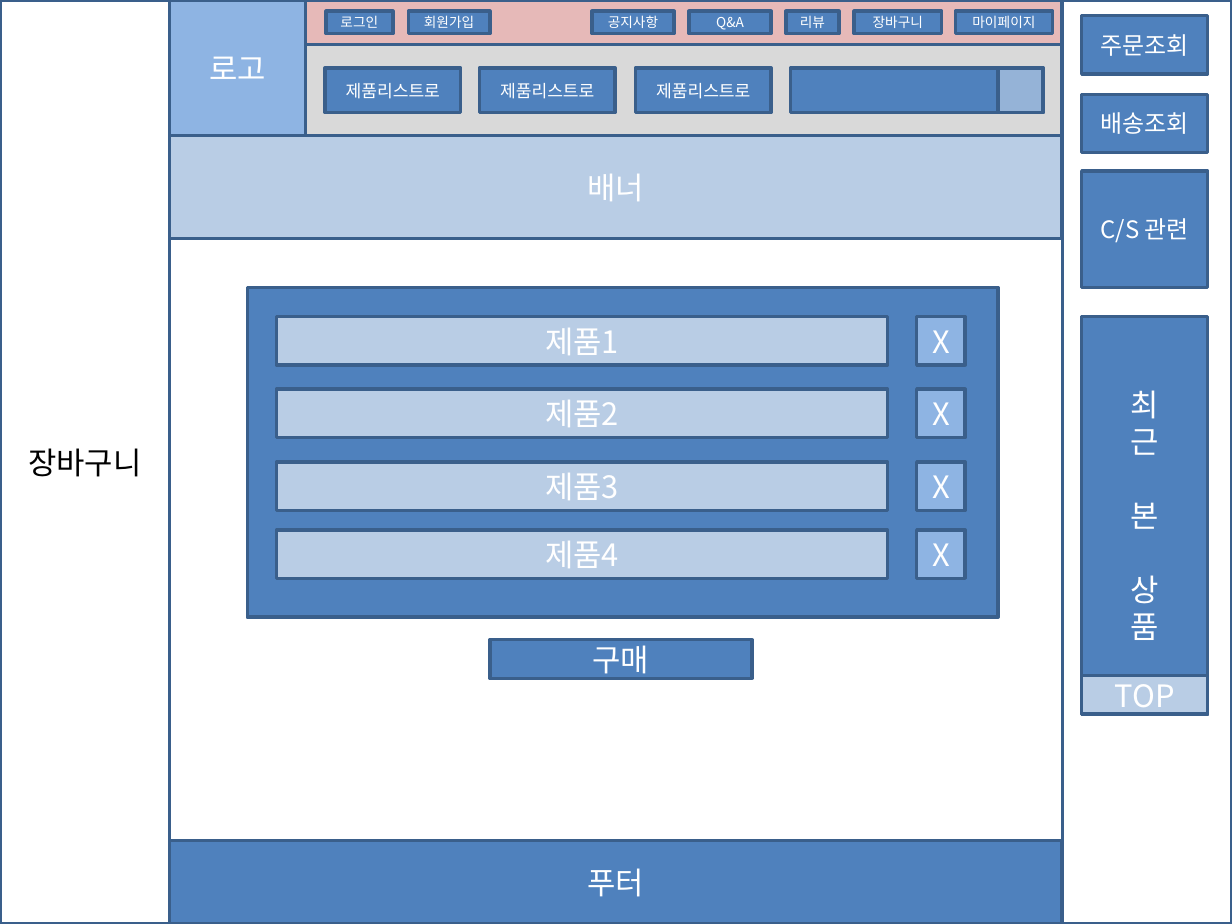
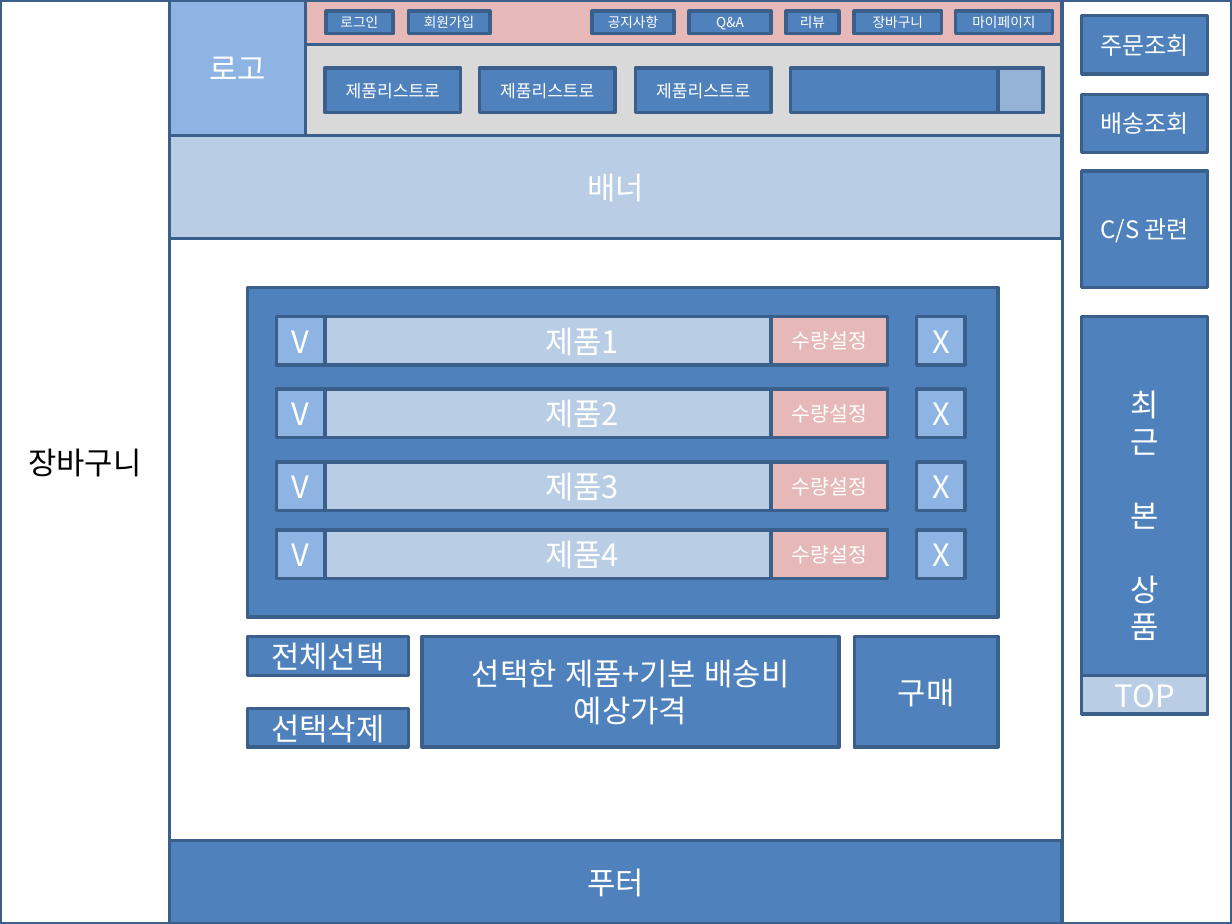
Before and after one commit to dksdlcks12/Portfolio, a slide deck: slide 12 of 스토리보드(작성중).pptx (slide 11 before the commit). Drawn at 1232x924 pixels with LibreOffice and Linux fonts; fonts in the diff are those of the drawing. Boxes give left, top, right and bottom in pixels: in the first picture for what was removed or moved away, otherwise in the second. Text is boxed around its words. In the diff, an @@ line names an element or a change of style, - is before the commit and + after.

```diff
--- a/스토리보드(작성중).pptx
+++ b/스토리보드(작성중).pptx
@@ rectangle added at (276, 317, 324, 365), fill #8EB4E3, outline #3A5F8C 2 pt, 18 pt, text #FFFFFF @@
+V
@@ rectangle added at (771, 317, 887, 365), fill #E6B9B8, outline #3A5F8C 2 pt, 12 pt, text #FFFFFF @@
+수량설정
@@ rectangle added at (276, 389, 324, 437), fill #8EB4E3, outline #3A5F8C 2 pt, 18 pt, text #FFFFFF @@
+V
@@ rectangle added at (771, 389, 887, 437), fill #E6B9B8, outline #3A5F8C 2 pt, 12 pt, text #FFFFFF @@
+수량설정
@@ rectangle added at (276, 462, 324, 510), fill #8EB4E3, outline #3A5F8C 2 pt, 18 pt, text #FFFFFF @@
+V
@@ rectangle added at (771, 462, 887, 510), fill #E6B9B8, outline #3A5F8C 2 pt, 12 pt, text #FFFFFF @@
+수량설정
@@ rectangle added at (276, 530, 324, 578), fill #8EB4E3, outline #3A5F8C 2 pt, 18 pt, text #FFFFFF @@
+V
@@ rectangle added at (771, 530, 887, 578), fill #E6B9B8, outline #3A5F8C 2 pt, 12 pt, text #FFFFFF @@
+수량설정
@@ rectangle added at (248, 637, 409, 675), fill #4F81BD, outline #3A5F8C 2 pt, 18 pt, text #FFFFFF @@
+전체선택
@@ rectangle added at (423, 637, 840, 748), fill #4F81BD, outline #3A5F8C 2 pt, 18 pt, text #FFFFFF @@
+선택한 제품+기본 배송비 예상가격
@@ rectangle "구매": place and size @@
-rectangle "구매" at (490, 639, 753, 678)
+rectangle "구매" at (854, 637, 998, 748)
@@ rectangle added at (248, 708, 409, 747), fill #4F81BD, outline #3A5F8C 2 pt, 18 pt, text #FFFFFF @@
+선택삭제
```
Also in this commit, not shown: 4 other slides changed, 6 slides added, 1 other file.
